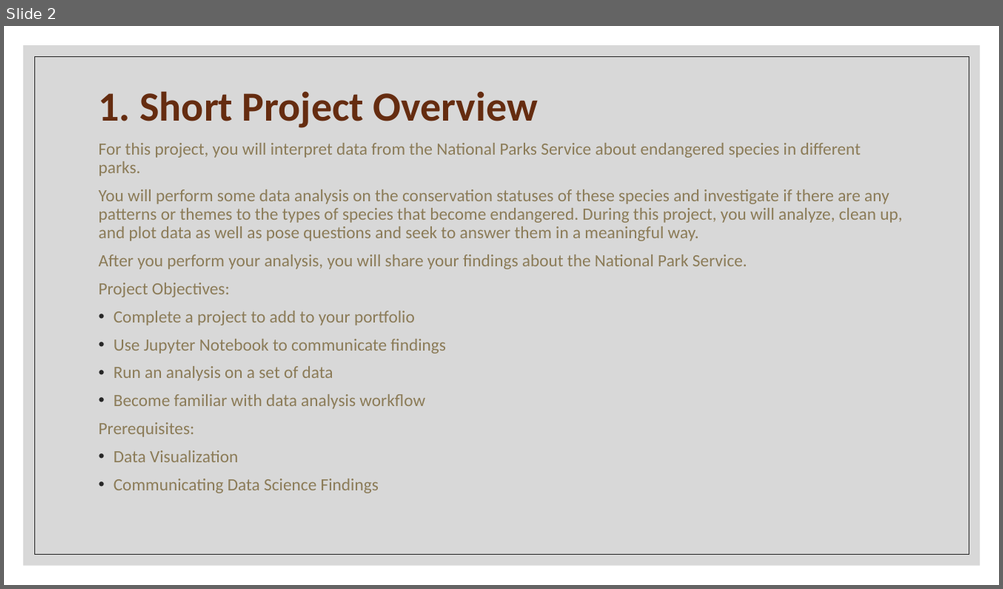
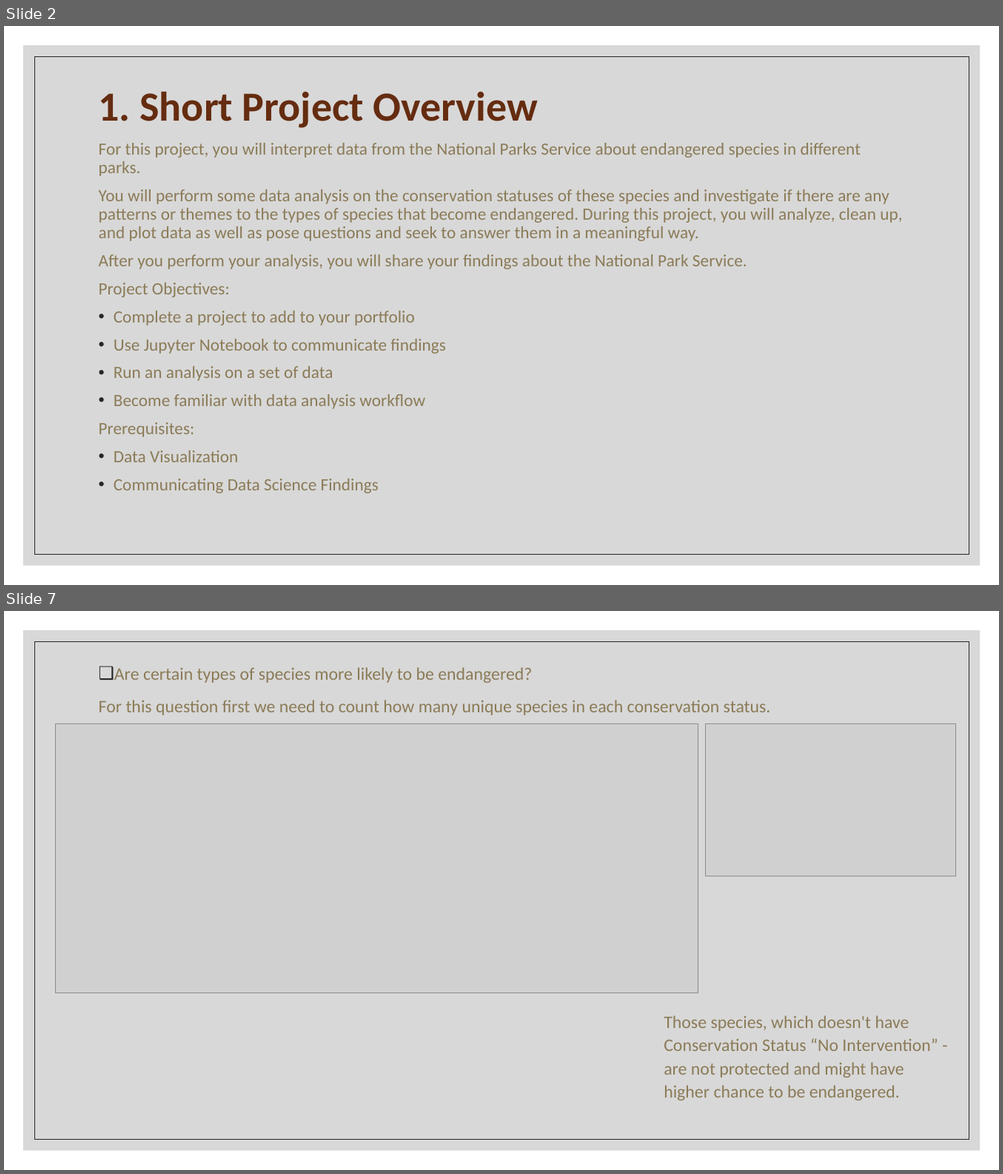
Before and after one commit to Kate-Pol/Biodiversity-in-National-Parks, a slide deck: Project Presentation.pptx. Shown one above the other, each under a label of ours: slide 2 before the commit, slides 2 and 7 after it; the slides between them are not shown. The pictures are 1003x589 and 1003x1174 pixels, drawn with LibreOffice and Linux fonts; fonts in the diff are those of the drawing; grey boxes stand for pictures. Boxes give left, top, right and bottom in pixels: in the first picture for what was removed or moved away, otherwise in the second. Text is boxed around its words. In the diff, an @@ line names an element or a change of style, - is before the commit and + after.

```diff
--- a/Project Presentation.pptx
+++ b/Project Presentation.pptx
@@ slide 7 added at bbox=[4, 611, 999, 1170], background #FFFFFF; not listed: 2 template elements that a slide beside it also shows @@
@@ text added at bbox=[99, 667, 771, 715], 17 pt, text #8B7B57 @@
+❑ Are certain types of species more likely to be endangered?
+For this question first we need to count how many unique species in each conservation status.
@@ picture added at bbox=[56, 723, 698, 994] @@
@@ picture added at bbox=[706, 723, 956, 877] @@
@@ text added at bbox=[663, 1016, 937, 1101], 17 pt, text #8B7B57 @@
+Those species, which doesn't have Conservation Status “No Intervention” - are not protected and might have higher chance to be endangered.
```
Also in this commit, not shown: 4 other slides added, 1 other file.
